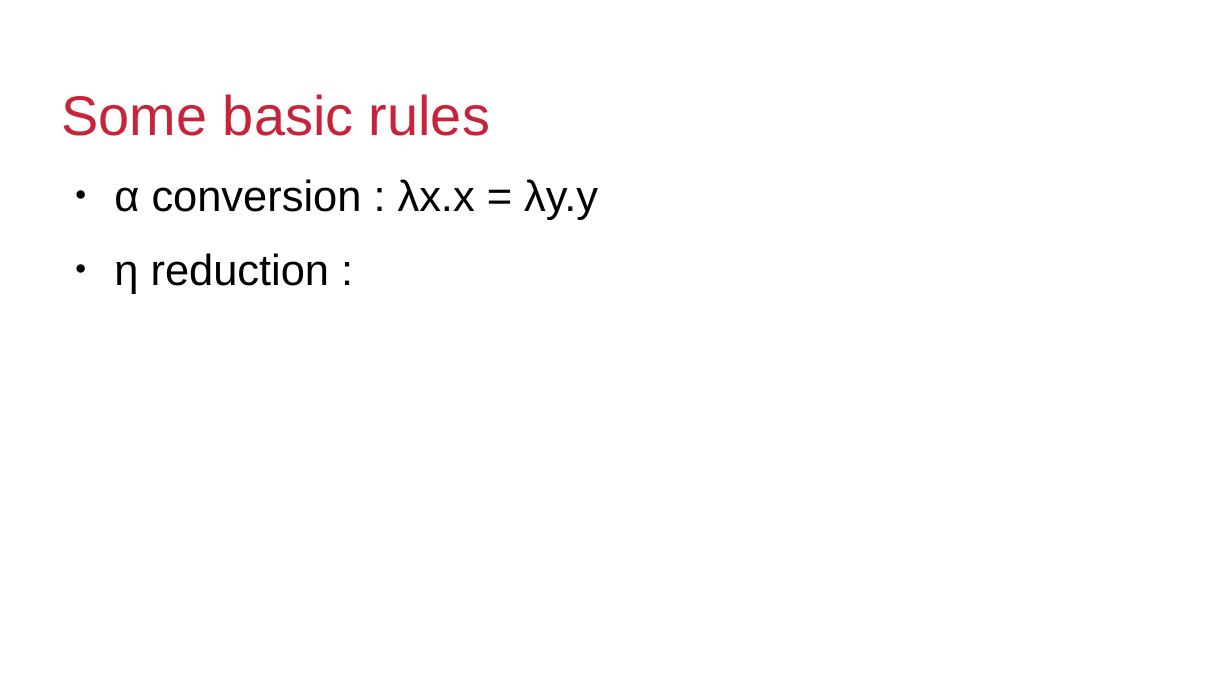
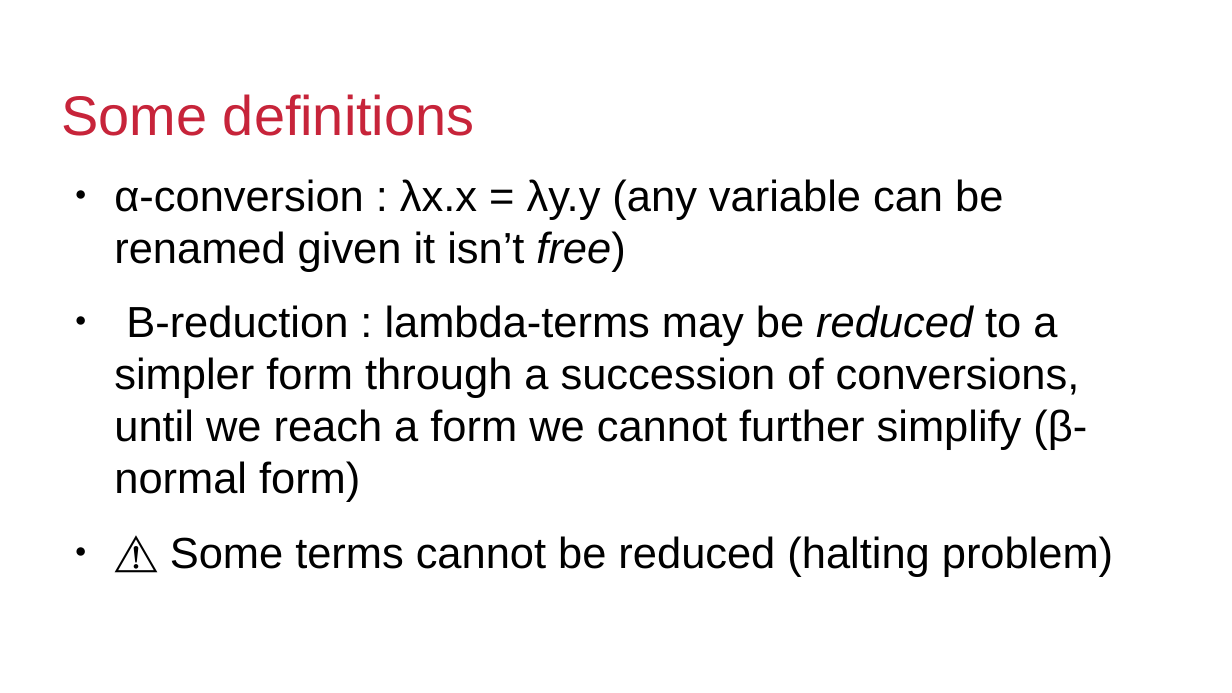
Before and after one commit to gbogard/scala-introduction-training, a slide deck: slide 28 of slides.odp (slide 29 before the commit). Drawn at 1232x693 pixels with LibreOffice and Linux fonts; fonts in the diff are those of the drawing; background and template pictures are left out. Boxes give left, top, right and bottom in pixels: in the first picture for what was removed or moved away, otherwise in the second. Text is boxed around its words. In the diff, an @@ line names an element or a change of style, - is before the commit and + after.

```diff
--- a/slides.odp
+++ b/slides.odp
@@ title at [62,94,474,136]: text changed @@
-Some basic rules
+Some definitions
@@ text at [114,179,1125,577]: text changed @@
-● α conversion : λx.x = λy.y
-● η reduction :
+● α-conversion : λx.x = λy.y (any variable can be renamed given it isn’t free)
+● Β-reduction : lambda-terms may be reduced to a simpler form through a succession of conversions, until we reach a form we cannot further simplify (β-normal form)
+● ⚠ Some terms cannot be reduced (halting problem)️
```
Also in this commit, not shown: 1 other slide changed, 1 slide removed.
